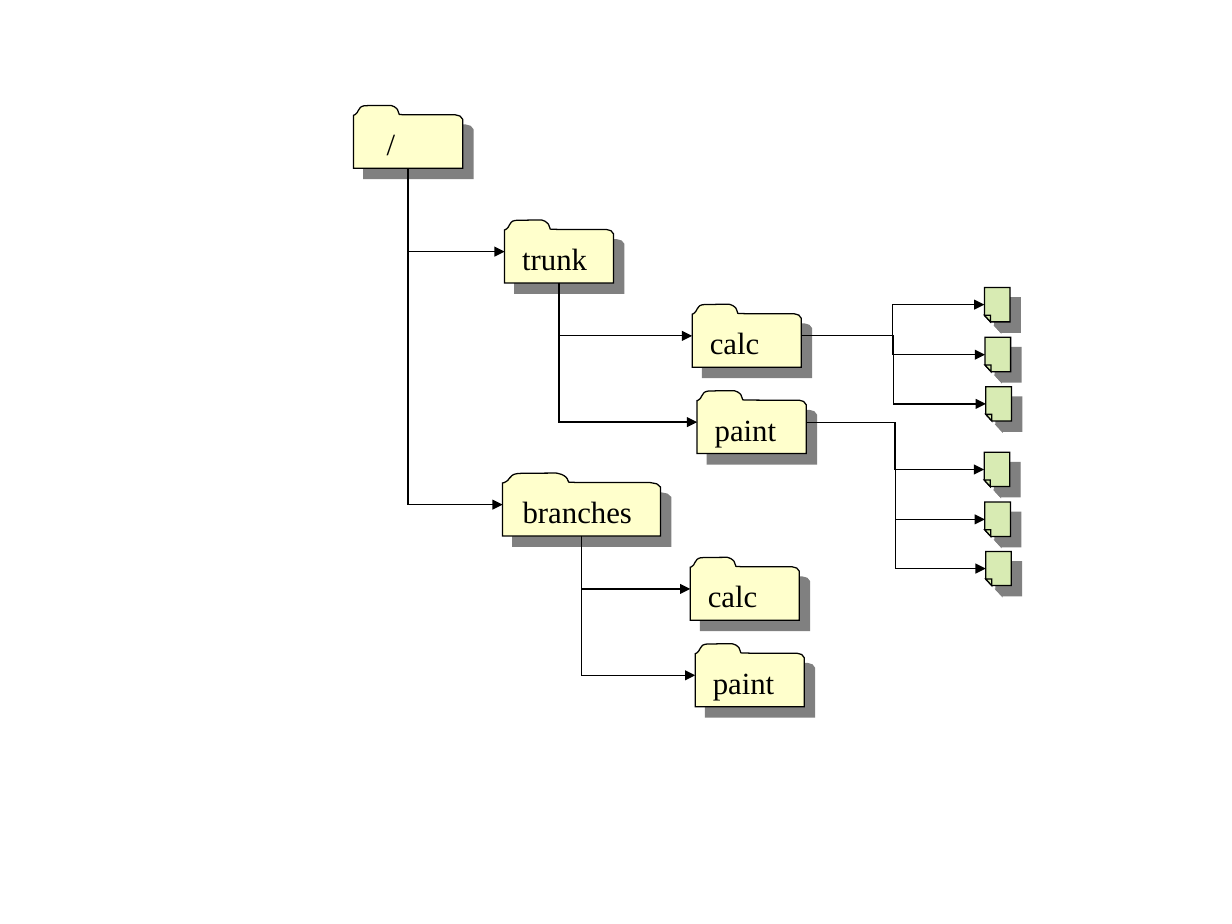
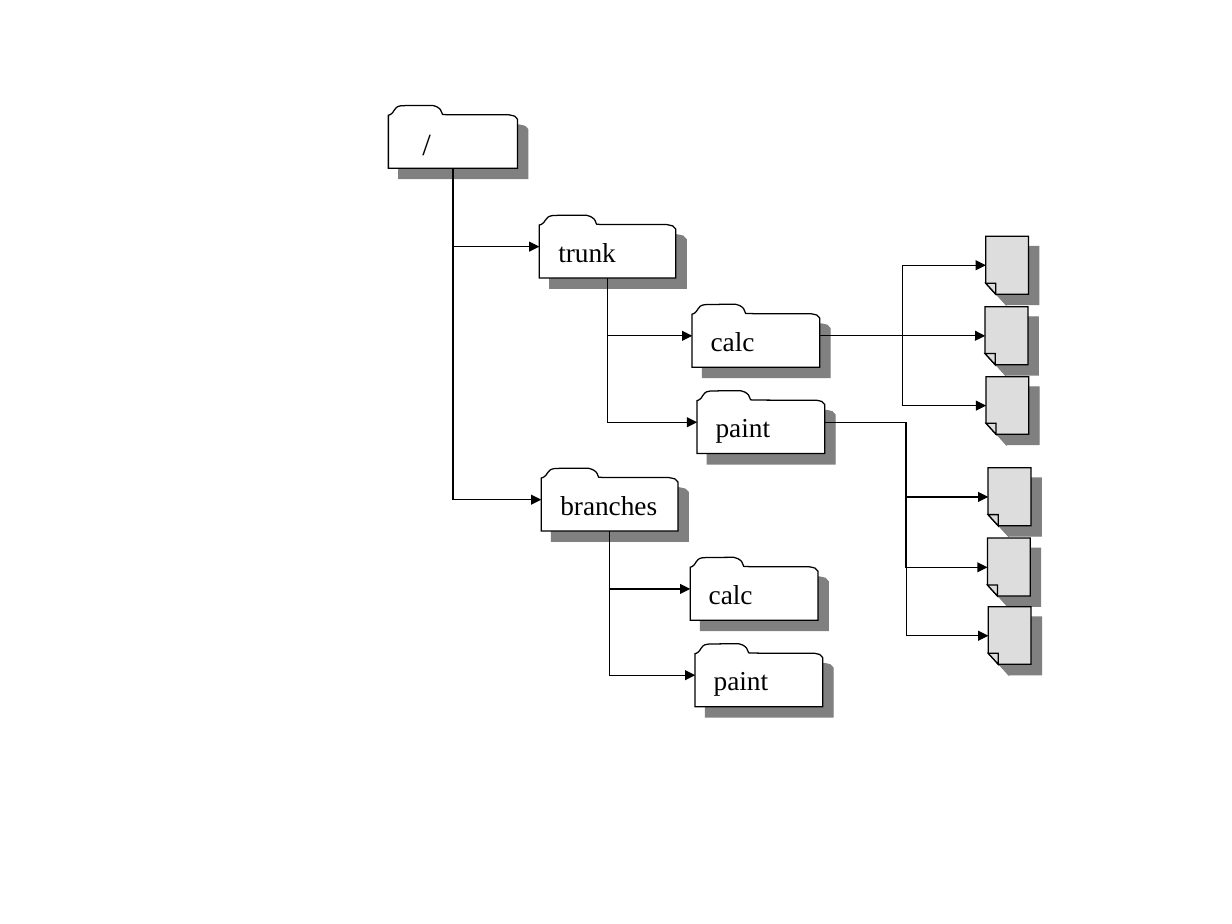
Before and after one commit to Aleksej97/source, a slide deck: slide 2 of src/book/book/images/branches.ppt. Drawn at 1232x924 pixels with LibreOffice and Linux fonts; fonts in the diff are those of the drawing. Boxes give left, top, right and bottom in pixels: in the first picture for what was removed or moved away, otherwise in the second. Text is boxed around its words. In the diff, an @@ line names an element or a change of style, - is before the commit and + after.

```diff
--- a/src/book/book/images/branches.ppt
+++ b/src/book/book/images/branches.ppt
@@ freeform shape "/" resized from (x1=354, y1=106, x2=463, y2=169) to (x1=388, y1=106, x2=517, y2=169) @@
@@ freeform shape "/" at (x1=388, y1=106, x2=517, y2=169): fill #FFFFCC to #FFFFFF @@
@@ elbow arrow moved from (408, 169) - (503, 505) to (453, 169) - (541, 500) @@
@@ elbow arrow moved from (408, 169) - (505, 251) to (453, 169) - (540, 246) @@
@@ size 18 to 16 pt; fill #FFFFCC to #FFFFFF in 6 elements at (x1=697, y1=391, x2=825, y2=453), (x1=690, y1=557, x2=818, y2=620), (x1=692, y1=304, x2=821, y2=367), (x1=695, y1=644, x2=823, y2=707), (x1=541, y1=468, x2=678, y2=531), (x1=540, y1=216, x2=676, y2=278) @@
@@ freeform shape "trunk" resized from (x1=505, y1=221, x2=615, y2=283) to (x1=540, y1=216, x2=676, y2=278) @@
@@ fill #D8EBB3 to #DDDDDD in 5 elements at (x1=986, y1=377, x2=1029, y2=435), (x1=987, y1=538, x2=1030, y2=596), (x1=984, y1=307, x2=1027, y2=365), (x1=988, y1=468, x2=1031, y2=526), (x1=986, y1=237, x2=1029, y2=294) @@
@@ freeform shape resized from (x1=984, y1=287, x2=1010, y2=322) to (x1=986, y1=237, x2=1029, y2=294) @@
@@ elbow arrow moved from (801, 336) - (984, 304) to (819, 336) - (986, 265) @@
@@ elbow arrow moved from (559, 283) - (697, 423) to (607, 278) - (697, 423) @@
@@ elbow arrow moved from (559, 283) - (692, 336) to (607, 278) - (692, 336) @@
@@ freeform shape "calc" resized from (x1=692, y1=304, x2=802, y2=367) to (x1=692, y1=304, x2=821, y2=367) @@
@@ freeform shape resized from (x1=984, y1=338, x2=1010, y2=372) to (x1=984, y1=307, x2=1027, y2=365) @@
@@ elbow arrow moved from (801, 336) - (986, 404) to (819, 336) - (986, 405) @@
@@ elbow arrow moved from (801, 336) - (986, 355) to (819, 336) - (986, 336) @@
@@ freeform shape resized from (x1=986, y1=387, x2=1011, y2=421) to (x1=986, y1=377, x2=1029, y2=435) @@
@@ freeform shape "paint" resized from (x1=697, y1=391, x2=807, y2=453) to (x1=697, y1=391, x2=825, y2=453) @@
@@ elbow arrow moved from (806, 423) - (986, 569) to (824, 423) - (988, 568) @@
@@ elbow arrow moved from (806, 423) - (984, 520) to (824, 423) - (988, 496) @@
@@ elbow arrow moved from (806, 423) - (984, 469) to (824, 423) - (988, 636) @@
@@ freeform shape "branches" resized from (x1=503, y1=473, x2=660, y2=536) to (x1=541, y1=468, x2=678, y2=531) @@
@@ freeform shape removed at (x1=984, y1=452, x2=1010, y2=487) @@
@@ freeform shape resized from (x1=984, y1=501, x2=1010, y2=536) to (x1=988, y1=468, x2=1031, y2=526) @@
@@ elbow arrow moved from (582, 536) - (695, 675) to (610, 531) - (695, 675) @@
@@ elbow arrow moved from (582, 536) - (690, 589) to (610, 531) - (690, 589) @@
@@ freeform shape resized from (x1=986, y1=552, x2=1011, y2=586) to (x1=987, y1=538, x2=1030, y2=596) @@
@@ freeform shape "calc" resized from (x1=690, y1=557, x2=800, y2=620) to (x1=690, y1=557, x2=818, y2=620) @@
@@ freeform shape added at (x1=988, y1=606, x2=1031, y2=664), fill #DDDDDD, outline #000000 0.74 pt @@
@@ freeform shape "paint" resized from (x1=695, y1=644, x2=804, y2=707) to (x1=695, y1=644, x2=823, y2=707) @@
```
Also in this commit, not shown: 3 other slides changed, 14 other files.
